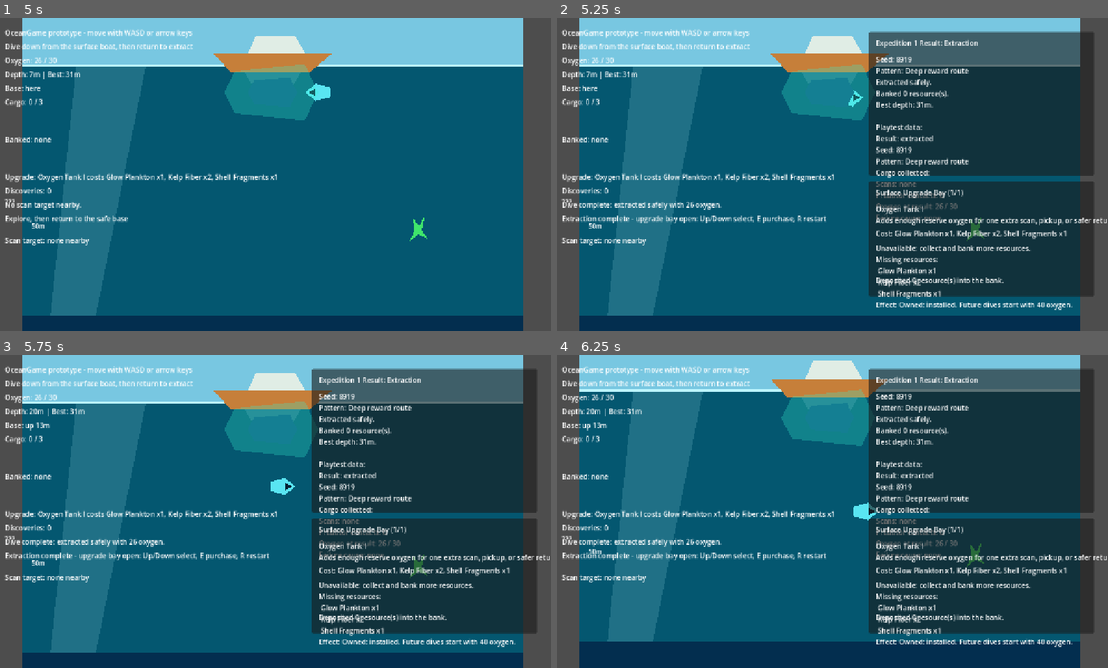
Above: before the commit, frames 1-4 (two rows, left to right).
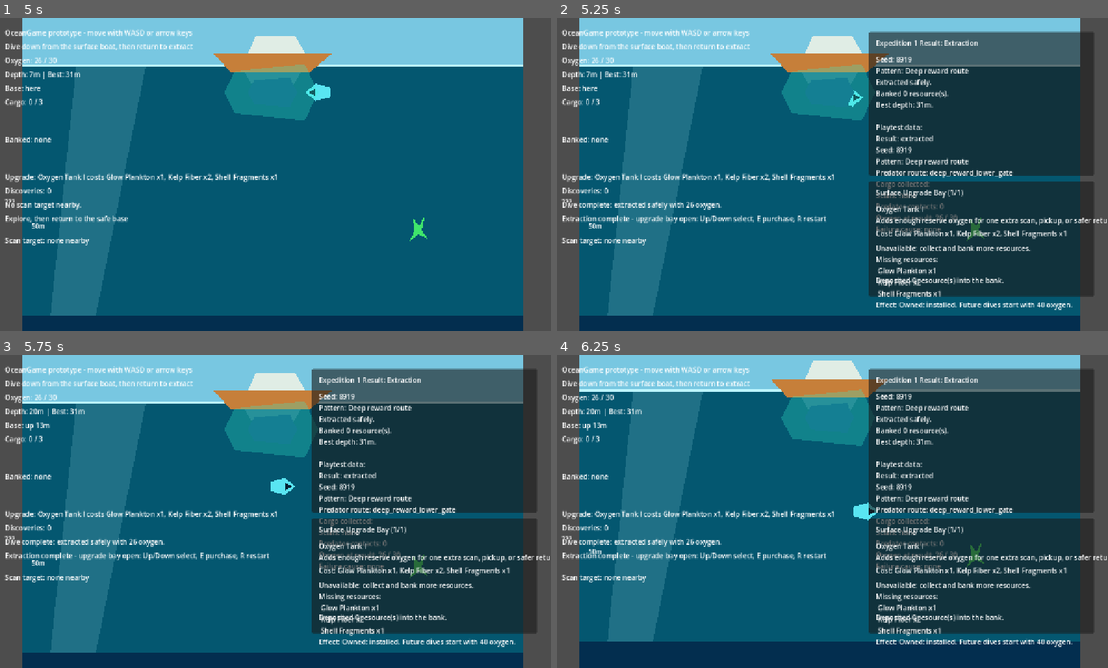
Above: after the commit, the same moments.

Repository: joeypshell/OceanGame
Game: Godot game, scene res://scenes/Main.tscn
Two runs of this game, one before a commit and one after it. Both use one fixed random seed, a clock stepped at 60 frames per second and the inputs below.
Inputs:
- Up to frame 1 (5 s): tap E (interact) at 0.5, 0.6, 2.1, 3.6 s; hold D (move_right) 0.53-1.28 s; hold S (move_down) 1.28-2.03 s; tap F (scan) at 1.35, 2.85, 4.35 s; hold D (move_right) 2.03-2.78 s; hold W (move_up) 2.78-3.53 s; hold A (move_left) from 3.53 s (still down)
- Up to frame 2 (5.25 s): release A (move_left) at 5.03 s; hold S (move_down) from 5.03 s (still down); tap E (interact) at 5.1 s
- Up to frame 3 (5.75 s): keep holding S (move_down)
- Up to frame 4 (6.25 s): release S (move_down) at 5.78 s; hold D (move_right) from 5.78 s (still down); tap F (scan) at 5.85 s

Frame 1 is identical in both runs. In frame 2, 0.8% of the frame differs, in the area x 57-83%, y 48-69%; in frame 3, 0.8%; in frame 4, 0.8%.

Commit message:
Resolve #35 add seeded predator routes

Diff:
--- a/scenes/Main.tscn
+++ b/scenes/Main.tscn
@@ -296,6 +296,136 @@
 target_id = "glow_plankton"
 depth_band = "deep"
 cluster_pattern = "deep_reward"
+
+[node name="CreatureRouteCandidates" type="Node2D" parent="."]
+
+[node name="CautiousRightGate" type="Node2D" parent="CreatureRouteCandidates"]
+
+[node name="Start" type="Marker2D" parent="CreatureRouteCandidates/CautiousRightGate"]
+position = Vector2(720, 1580)
+script = ExtResource("9_spawn_point")
+spawn_id = "start"
+category = "creature"
+target_id = "gulper_eel"
+depth_band = "deep"
+cluster_pattern = "cautious"
+route_id = "cautious_right_gate"
+
+[node name="End" type="Marker2D" parent="CreatureRouteCandidates/CautiousRightGate"]
+position = Vector2(1040, 1580)
+script = ExtResource("9_spawn_point")
+spawn_id = "end"
+category = "creature"
+target_id = "gulper_eel"
+depth_band = "deep"
+cluster_pattern = "cautious"
+route_id = "cautious_right_gate"
+
+[node name="Warning" type="Marker2D" parent="CreatureRouteCandidates/CautiousRightGate"]
+position = Vector2(880, 1580)
+script = ExtResource("9_spawn_point")
+spawn_id = "warning"
+category = "creature"
+target_id = "gulper_eel"
+depth_band = "deep"
+cluster_pattern = "cautious"
+route_id = "cautious_right_gate"
+
+[node name="CautiousLeftGate" type="Node2D" parent="CreatureRouteCandidates"]
+
+[node name="Start" type="Marker2D" parent="CreatureRouteCandidates/CautiousLeftGate"]
+position = Vector2(500, 1640)
+script = ExtResource("9_spawn_point")
+spawn_id = "start"
+category = "creature"
+target_id = "gulper_eel"
+depth_band = "deep"
+cluster_pattern = "cautious"
+route_id = "cautious_left_gate"
+
+[node name="End" type="Marker2D" parent="CreatureRouteCandidates/CautiousLeftGate"]
+position = Vector2(760, 1640)
+script = ExtResource("9_spawn_point")
+spawn_id = "end"
+category = "creature"
+target_id = "gulper_eel"
+depth_band = "deep"
+cluster_pattern = "cautious"
+route_id = "cautious_left_gate"
+
+[node name="Warning" type="Marker2D" parent="CreatureRouteCandidates/CautiousLeftGate"]
+position = Vector2(630, 1640)
+script = ExtResource("9_spawn_point")
+spawn_id = "warning"
+category = "creature"
+target_id = "gulper_eel"
+depth_band = "deep"
+cluster_pattern = "cautious"
+route_id = "cautious_left_gate"
+
+[node name="DeepRewardUpperGate" type="Node2D" parent="CreatureRouteCandidates"]
+
+[node name="Start" type="Marker2D" parent="CreatureRouteCandidates/DeepRewardUpperGate"]
+position = Vector2(620, 1775)
+script = ExtResource("9_spawn_point")
+spawn_id = "start"
+category = "creature"
+target_id = "gulper_eel"
+depth_band = "deep"
+cluster_pattern = "deep_reward"
+route_id = "deep_reward_upper_gate"
+
+[node name="End" type="Marker2D" parent="CreatureRouteCandidates/DeepRewardUpperGate"]
+position = Vector2(1020, 1775)
+script = ExtResource("9_spawn_point")
+spawn_id = "end"
+category = "creature"
+target_id = "gulper_eel"
+depth_band = "deep"
+cluster_pattern = "deep_reward"
+route_id = "deep_reward_upper_gate"
+
+[node name="Warning" type="Marker2D" parent="CreatureRouteCandidates/DeepRewardUpperGate"]
+position = Vector2(820, 1775)
+script = ExtResource("9_spawn_point")
+spawn_id = "warning"
+category = "creature"
+target_id = "gulper_eel"
+depth_band = "deep"
+cluster_pattern = "deep_reward"
+route_id = "deep_reward_upper_gate"
+
+[node name="DeepRewardLowerGate" type="Node2D" parent="CreatureRouteCandidates"]
+
+[node name="Start" type="Marker2D" parent="CreatureRouteCandidates/DeepRewardLowerGate"]
+position = Vector2(820, 1900)
+script = ExtResource("9_spawn_point")
+spawn_id = "start"
+category = "creature"
+target_id = "gulper_eel"
+depth_band = "deep"
+cluster_pattern = "deep_reward"
+route_id = "deep_reward_lower_gate"
+
+[node name="End" type="Marker2D" parent="CreatureRouteCandidates/DeepRewardLowerGate"]
+position = Vector2(1130, 1900)
+script = ExtResource("9_spawn_point")
+spawn_id = "end"
+category = "creature"
+target_id = "gulper_eel"
+depth_band = "deep"
+cluster_pattern = "deep_reward"
+route_id = "deep_reward_lower_gate"
+
+[node name="Warning" type="Marker2D" parent="CreatureRouteCandidates/DeepRewardLowerGate"]
+position = Vector2(975, 1900)
+script = ExtResource("9_spawn_point")
+spawn_id = "warning"
+category = "creature"
+target_id = "gulper_eel"
+depth_band = "deep"
+cluster_pattern = "deep_reward"
+route_id = "deep_reward_lower_gate"
 
 [node name="ResourcePickups" type="Node2D" parent="."]
 
--- a/scripts/main.gd
+++ b/scripts/main.gd
@@ -54,10 +54,13 @@
 @onready var upgrade_menu_state_label: Label = $HUD/UpgradePanel/UpgradeMenuState
 @onready var upgrade_menu_feedback_label: Label = $HUD/UpgradePanel/UpgradeMenuFeedback
 @onready var starter_resource_candidates: Node2D = $StarterResourceCandidates
+@onready var creature_route_candidates: Node2D = $CreatureRouteCandidates
 @onready var deep_reward_lure: Node2D = $DeepRewardLure
 @onready var glow_plankton_visual: Polygon2D = $ResourcePickups/GlowPlankton/Visual
 @onready var hidden_glow_plankton: Node = $ResourcePickups/HiddenGlowPlankton
 @onready var vent_route_hint: Node2D = $VentRouteHint
+@onready var predator_warning: Node2D = $Predators/PredatorWarning
+@onready var gulper_eel: Node = $Predators/GulperEel
 
 var dive_session := DiveSessionScript.new()
 var progression_state := ProgressionStateScript.new()
@@ -68,6 +71,7 @@
 var last_result_summary := ""
 var upgrade_menu_feedback := ""
 var current_resource_cluster_pattern := "cautious"
+var current_predator_route_id := "none"
 var current_scan_target: Node = null
 var selected_upgrade_index := 0
 var upgrade_definitions: Array[UpgradeDefinition] = [
@@ -464,6 +468,27 @@
 
 		pickup.global_position = candidates[rng.randi_range(0, candidates.size() - 1)]
 
+	_place_predator_route_for_run(rng)
+
+func _place_predator_route_for_run(rng: RandomNumberGenerator) -> void:
+	var routes := _spawn_routes_for_target("creature", "gulper_eel", current_resource_cluster_pattern)
+	if routes.is_empty():
+		current_predator_route_id = "fixed"
+		return
+
+	var route_ids := routes.keys()
+	route_ids.sort()
+	current_predator_route_id = String(route_ids[rng.randi_range(0, route_ids.size() - 1)])
+	var route: Dictionary = routes[current_predator_route_id]
+	if not route.has("start") or not route.has("end"):
+		push_warning("Predator route %s is missing start or end point." % current_predator_route_id)
+		return
+
+	if gulper_eel.has_method("configure_patrol"):
+		gulper_eel.configure_patrol(route["start"], route["end"])
+
+	predator_warning.global_position = route.get("warning", (route["start"] + route["end"]) * 0.5)
+
 func _resource_cluster_pattern_for_seed(seed: int) -> String:
 	return RESOURCE_CLUSTER_PATTERNS[seed % RESOURCE_CLUSTER_PATTERNS.size()]
 
@@ -471,6 +496,19 @@
 	var positions: Array[Vector2] = []
 	_collect_spawn_positions(starter_resource_candidates, category, target_id, cluster_pattern, positions)
 	return positions
+
+func _spawn_routes_for_target(category: String, target_id: String, cluster_pattern: String) -> Dictionary:
+	var points: Array[SpawnPoint] = []
+	_collect_spawn_points(creature_route_candidates, category, target_id, cluster_pattern, points)
+	var routes := {}
+	for point in points:
+		if point.route_id.is_empty():
+			continue
+		if not routes.has(point.route_id):
+			routes[point.route_id] = {}
+		routes[point.route_id][point.spawn_id] = point.global_position
+
+	return routes
 
 func _collect_spawn_positions(root: Node, category: String, target_id: String, cluster_pattern: String, positions: Array[Vector2]) -> void:
 	for child in root.get_children():
@@ -478,6 +516,13 @@
 			if child.cluster_pattern == "any" or child.cluster_pattern == cluster_pattern:
 				positions.append(child.global_position)
 		_collect_spawn_positions(child, category, target_id, cluster_pattern, positions)
+
+func _collect_spawn_points(root: Node, category: String, target_id: String, cluster_pattern: String, points: Array[SpawnPoint]) -> void:
+	for child in root.get_children():
+		if child.get_script() == SpawnPointScript and child.matches(category, target_id):
+			if child.cluster_pattern == "any" or child.cluster_pattern == cluster_pattern:
+				points.append(child)
+		_collect_spawn_points(child, category, target_id, cluster_pattern, points)
 
 func _sync_discovery_reveals() -> void:
 	if progression_state.has_discovery("thermal_vent"):
@@ -719,10 +764,11 @@
 	run_failure_cause = "none"
 
 func _format_run_telemetry(result_name: String) -> String:
-	return "\n\nPlaytest data:\nResult: %s\nSeed: %d\nPattern: %s\nCargo collected:%s\nScans: %s\nPredator contacts: %d\nOxygen at result: %d / %d\nFailure cause: %s" % [
+	return "\n\nPlaytest data:\nResult: %s\nSeed: %d\nPattern: %s\nPredator route: %s\nCargo collected:%s\nScans: %s\nPredator contacts: %d\nOxygen at result: %d / %d\nFailure cause: %s" % [
 		result_name,
 		progression_state.current_run_seed,
 		_format_cluster_pattern(current_resource_cluster_pattern),
+		current_predator_route_id,
 		_format_resource_counts(run_collected_resources),
 		_format_scan_ids(run_completed_scans),
 		run_predator_contacts,
--- a/scripts/predator.gd
+++ b/scripts/predator.gd
@@ -38,6 +38,13 @@
 	if global_position.distance_to(_target) < 6.0:
 		_target = patrol_start if _target == patrol_end else patrol_end
 
+func configure_patrol(new_patrol_start: Vector2, new_patrol_end: Vector2) -> void:
+	patrol_start = new_patrol_start
+	patrol_end = new_patrol_end
+	global_position = patrol_start
+	_target = patrol_end
+	_chase_time = 0.0
+
 func _on_body_entered(body: Node2D) -> void:
 	if body.is_in_group("player"):
 		contacted.emit(self)
--- a/scripts/spawn_point.gd
+++ b/scripts/spawn_point.gd
@@ -6,6 +6,7 @@
 @export var target_id: String
 @export_enum("shallow", "midwater", "deep") var depth_band := "shallow"
 @export_enum("any", "cautious", "deep_reward") var cluster_pattern := "any"
+@export var route_id: String
 
 func _ready() -> void:
 	add_to_group("spawn_points")
Not shown, changed: docs/current/GAMEPLAY.md
Not shown, changed: docs/current/ROADMAP.md
